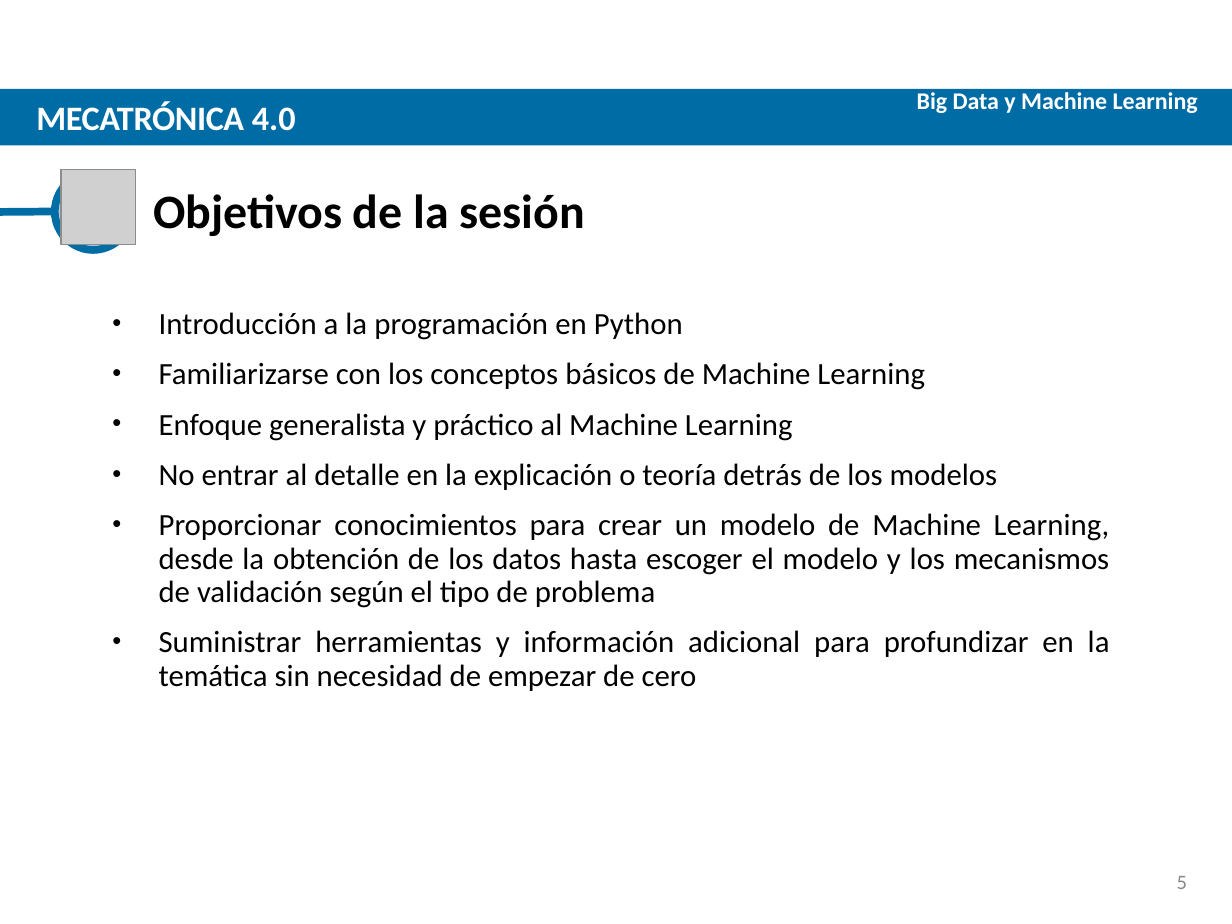
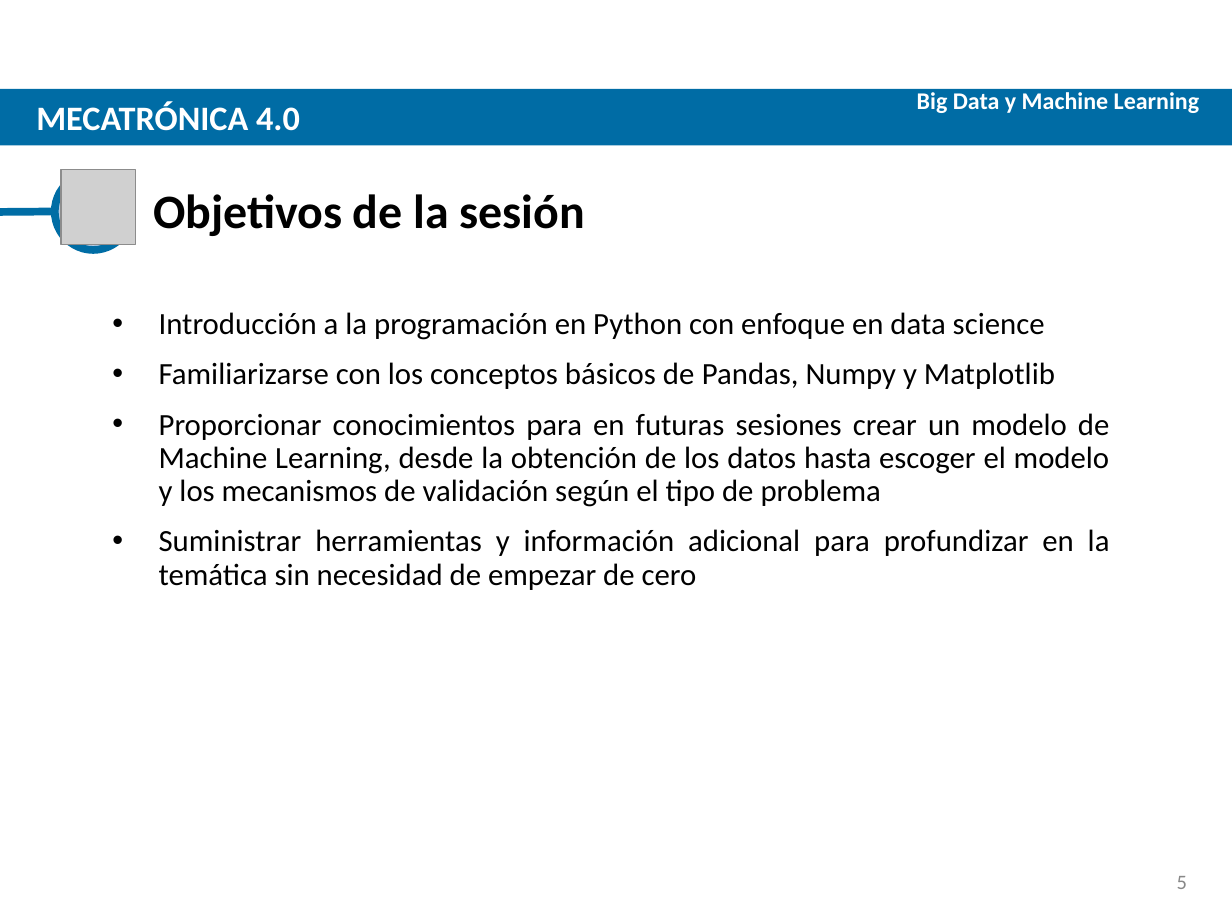
Before and after one commit to asaldana1/Mecatronica4.0, a slide deck: slide 5 of S2 - Intro a Python/Slides/S2 - Intro a Python.pptx. Drawn at 1232x924 pixels with LibreOffice and Linux fonts; fonts in the diff are those of the drawing; grey boxes stand for pictures; background and template pictures are left out. Boxes give left, top, right and bottom in pixels: in the first picture for what was removed or moved away, otherwise in the second. Text is boxed around its words. In the diff, an @@ line names an element or a change of style, - is before the commit and + after.

```diff
--- a/S2 - Intro a Python/Slides/S2 - Intro a Python.pptx
+++ b/S2 - Intro a Python/Slides/S2 - Intro a Python.pptx
@@ text "Big Data y Machine Learning" at (x1=917, y1=88, x2=1200, y2=113): letter spacing -0.1 to 0 pt; less space between paragraphs @@
@@ text "MECATRÓNICA 4.0" at (x1=36, y1=102, x2=300, y2=131): letter spacing -0.2 to 0 pt in "MECATRÓNICA"; letter spacing -0.1 to 0 pt in "4.0"; less space between paragraphs @@
@@ text at (x1=159, y1=312, x2=1110, y2=507): text changed @@
-• Introducción a la programación en Python
-• Familiarizarse con los conceptos básicos de Machine Learning
-• Enfoque generalista y práctico al Machine Learning
-• No entrar al detalle en la explicación o teoría detrás de los modelos
-• Proporcionar conocimientos para crear un modelo de Machine Learning, desde la obtención de los datos hasta escoger el modelo y los mecanismos de validación según el tipo de problema
+• Introducción a la programación en Python con enfoque en data science
+• Familiarizarse con los conceptos básicos de Pandas, Numpy y Matplotlib
+• Proporcionar conocimientos para en futuras sesiones crear un modelo de Machine Learning, desde la obtención de los datos hasta escoger el modelo y los mecanismos de validación según el tipo de problema
```
Also in this commit, not shown: 13 other slides changed, 1 slide added, 2 slides removed, 2 other files.
